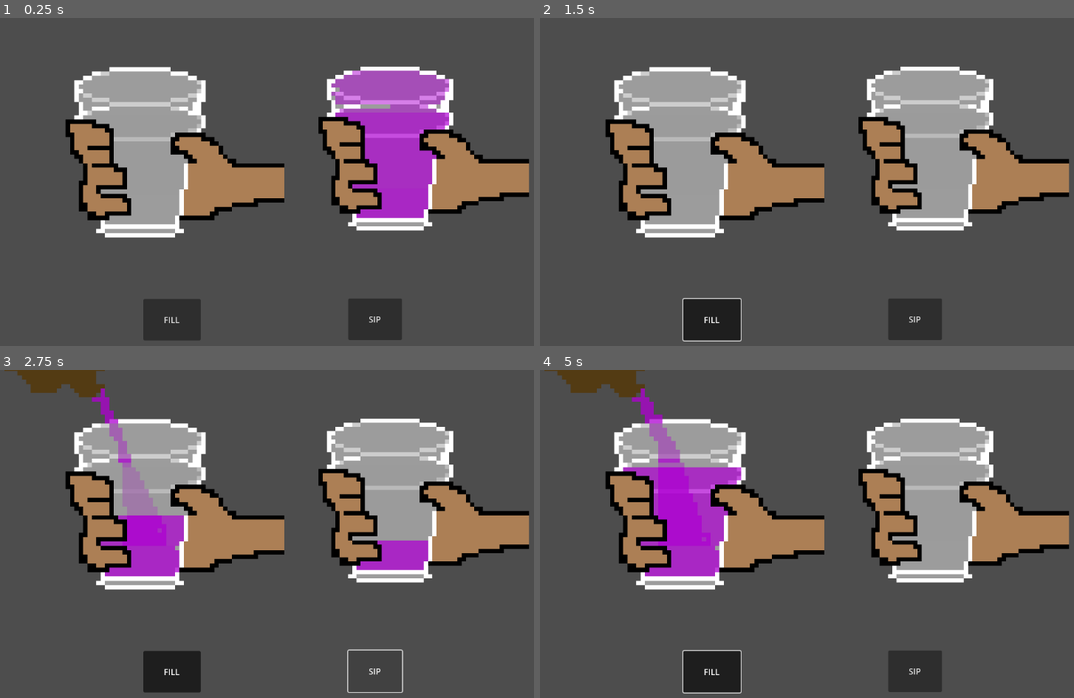
Above: before the commit, frames 1-4 (two rows, left to right).
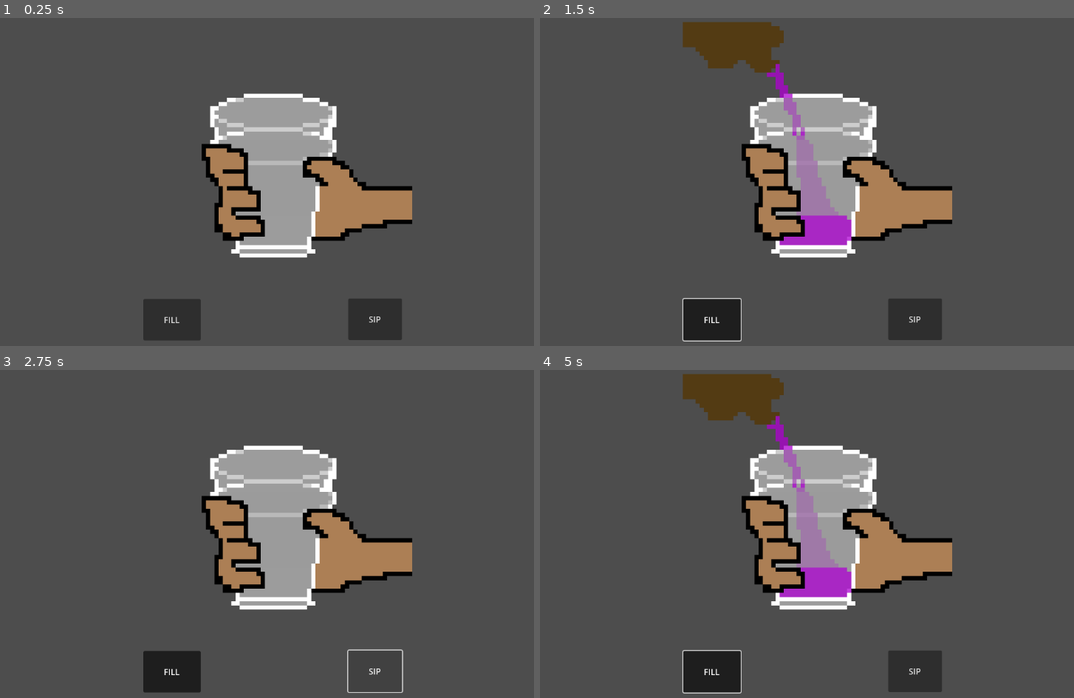
Above: after the commit, the same moments.

Repository: ImDaEscobar14/pereira_pablo-tp1
Game: Godot game, scene res://node_2d.tscn
The game is run twice, just before and just after one commit, with the same random seed, the same clock (stepped at 60 frames per second) and the same inputs.
Inputs:
- Up to frame 1 (0.25 s): no input
- Up to frame 2 (1.5 s): click "SIP" at 0.5 s; click "FILL" at 1.25 s
- Up to frame 3 (2.75 s): click "SIP" at 2 s
- Up to frame 4 (5 s): click "FILL" at 2.75 s; click "SIP" at 3.5 s; click "FILL" at 4.25 s

The runs differ from the first frame. In frame 1, 35% of the frame differs, in the area x 12-100%, y 14-74%; in frame 2, 37%; in frame 3, 36%; in frame 4, 38%, in the area x 0-100%, y 0-74%.

Commit message:
sip&fill_01

Diff:
--- a/pereira_pablo-tp1/button_onclick.gd
+++ /dev/null
@@ -1,6 +0,0 @@
-extends Button
-
-func _on_pressed() -> void:
-	$AudioStreamPlayer2D.play()
-	$"../../AnimatedSprite2D".play()
-	print("works_01")
--- a/pereira_pablo-tp1/button_toggle.gd
+++ /dev/null
@@ -1,11 +0,0 @@
-extends Button
-
-func _on_toggled(toggled_on: bool) -> void:
-	if toggled_on:
-		$AudioStreamPlayer2D.play()
-		$"../../AnimatedSprite2D2".play()
-		print("works_02")
-	else:
-		$AudioStreamPlayer2D.stop()
-		$"../../AnimatedSprite2D2".stop()
-		print("works_03")
--- a/pereira_pablo-tp1/control.gd
+++ b/pereira_pablo-tp1/control.gd
@@ -1 +1,25 @@
 extends Control
+
+@onready var anim = $"../AnimatedSprite2D";
+
+var frame = 0;
+const totalfr = 5;
+
+func _on_sip_pressed() -> void:
+	$Button_onclick/AudioStreamPlayer2D.play()
+	$Button_toggle/AudioStreamPlayer2D.stop()
+	anim.animation = "sip";
+	if frame > 0:
+		frame -= 1;
+	anim.frame = frame;
+
+
+func _on_fill_pressed() -> void:
+
+	anim.animation = "fill";
+	if frame < totalfr:
+		$Button_toggle/AudioStreamPlayer2D.play()
+		frame += 1;
+	else:
+			$Button_toggle/AudioStreamPlayer2D.stop()
+	anim.frame = frame;
--- a/pereira_pablo-tp1/node_2d.tscn
+++ b/pereira_pablo-tp1/node_2d.tscn
@@ -1,102 +1,111 @@
-[gd_scene load_steps=26 format=3 uid="uid://c2owqr2ydaeul"]
+[gd_scene load_steps=25 format=3 uid="uid://c2owqr2ydaeul"]
 
 [ext_resource type="Script" uid="uid://8gjay4df2y8k" path="res://control.gd" id="1_epypp"]
-[ext_resource type="Script" uid="uid://dsltc2pea3mok" path="res://button_onclick.gd" id="1_wtcfe"]
 [ext_resource type="AudioStream" uid="uid://ryaw45qinohn" path="res://assets/audio/Roblox Drinking Sound Effect.mp3" id="3_0hol4"]
-[ext_resource type="Script" uid="uid://crj0wpwykc50" path="res://button_toggle.gd" id="4_q6r6c"]
 [ext_resource type="AudioStream" uid="uid://b0jjapjbhuhbw" path="res://assets/audio/Pouring waterliquid into a glass sound effect [HQ].mp3" id="5_kdubu"]
 [ext_resource type="Texture2D" uid="uid://bsgbg1utmpj2l" path="res://assets/images/sprite_4.png" id="6_0h7mo"]
 [ext_resource type="Texture2D" uid="uid://blj06v6022qag" path="res://assets/images/sprite_no_fill_01.png" id="6_kdubu"]
 [ext_resource type="Script" uid="uid://c25emxobxjatn" path="res://animated_sprite_2d.gd" id="7_d21ai"]
 [ext_resource type="Texture2D" uid="uid://rfi80cyvdd3f" path="res://assets/images/sprite_0_fill.png" id="7_nr8wp"]
 [ext_resource type="Texture2D" uid="uid://bpgavupqv8big" path="res://assets/images/sprite_1_fill.png" id="8_d2bti"]
-[ext_resource type="Script" uid="uid://dt8g1f5s4auw2" path="res://animated_sprite_2d_2.gd" id="8_rj586"]
+[ext_resource type="Texture2D" uid="uid://da2pxjboap5ws" path="res://assets/images/sprite_0.png" id="9_hqns4"]
 [ext_resource type="Texture2D" uid="uid://cc8n5u0bqd3sg" path="res://assets/images/sprite_2_fill.png" id="9_ta5nu"]
 [ext_resource type="Texture2D" uid="uid://h1nel72almt0" path="res://assets/images/sprite_3_fill.png" id="10_flf07"]
 
-[sub_resource type="AtlasTexture" id="AtlasTexture_k73cj"]
+[sub_resource type="AtlasTexture" id="AtlasTexture_x0ka3"]
 atlas = ExtResource("6_0h7mo")
 region = Rect2(0, 0, 1024, 1024)
 
-[sub_resource type="AtlasTexture" id="AtlasTexture_rjqkl"]
+[sub_resource type="AtlasTexture" id="AtlasTexture_0h7mo"]
 atlas = ExtResource("7_nr8wp")
 region = Rect2(0, 0, 1024, 1024)
 
-[sub_resource type="AtlasTexture" id="AtlasTexture_fs4d3"]
+[sub_resource type="AtlasTexture" id="AtlasTexture_nr8wp"]
 atlas = ExtResource("8_d2bti")
 region = Rect2(0, 0, 1024, 1024)
 
-[sub_resource type="AtlasTexture" id="AtlasTexture_7vxoj"]
+[sub_resource type="AtlasTexture" id="AtlasTexture_d2bti"]
 atlas = ExtResource("9_ta5nu")
 region = Rect2(0, 0, 1024, 1024)
 
-[sub_resource type="AtlasTexture" id="AtlasTexture_ei405"]
+[sub_resource type="AtlasTexture" id="AtlasTexture_ta5nu"]
 atlas = ExtResource("10_flf07")
 region = Rect2(0, 0, 1024, 1024)
 
-[sub_resource type="SpriteFrames" id="SpriteFrames_e8dv2"]
-animations = [{
-"frames": [{
-"duration": 1.0,
-"texture": SubResource("AtlasTexture_k73cj")
-}, {
-"duration": 1.0,
-"texture": SubResource("AtlasTexture_rjqkl")
-}, {
-"duration": 1.0,
-"texture": SubResource("AtlasTexture_fs4d3")
-}, {
-"duration": 1.0,
-"texture": SubResource("AtlasTexture_7vxoj")
-}, {
-"duration": 1.0,
-"texture": SubResource("AtlasTexture_ei405")
-}],
-"loop": true,
-"name": &"default",
-"speed": 5.0
-}]
+[sub_resource type="AtlasTexture" id="AtlasTexture_flf07"]
+atlas = ExtResource("9_hqns4")
+region = Rect2(0, 0, 1024, 1024)
+
+[sub_resource type="AtlasTexture" id="AtlasTexture_hqns4"]
+atlas = ExtResource("6_kdubu")
+region = Rect2(4096, 0, 1024, 1024)
+
+[sub_resource type="AtlasTexture" id="AtlasTexture_ir8iy"]
+atlas = ExtResource("6_kdubu")
+region = Rect2(3072, 0, 1024, 1024)
+
+[sub_resource type="AtlasTexture" id="AtlasTexture_4d7sh"]
+atlas = ExtResource("6_kdubu")
+region = Rect2(2048, 0, 1024, 1024)
+
+[sub_resource type="AtlasTexture" id="AtlasTexture_rj586"]
+atlas = ExtResource("6_kdubu")
+region = Rect2(1024, 0, 1024, 1024)
 
 [sub_resource type="AtlasTexture" id="AtlasTexture_d21ai"]
 atlas = ExtResource("6_kdubu")
 region = Rect2(0, 0, 1024, 1024)
 
-[sub_resource type="AtlasTexture" id="AtlasTexture_rj586"]
-atlas = ExtResource("6_kdubu")
-region = Rect2(1024, 0, 1024, 1024)
-
-[sub_resource type="AtlasTexture" id="AtlasTexture_4d7sh"]
-atlas = ExtResource("6_kdubu")
-region = Rect2(2048, 0, 1024, 1024)
-
-[sub_resource type="AtlasTexture" id="AtlasTexture_ir8iy"]
-atlas = ExtResource("6_kdubu")
-region = Rect2(3072, 0, 1024, 1024)
-
-[sub_resource type="AtlasTexture" id="AtlasTexture_hqns4"]
-atlas = ExtResource("6_kdubu")
-region = Rect2(4096, 0, 1024, 1024)
+[sub_resource type="AtlasTexture" id="AtlasTexture_k73cj"]
+atlas = ExtResource("9_hqns4")
+region = Rect2(0, 0, 1024, 1024)
 
 [sub_resource type="SpriteFrames" id="SpriteFrames_x0ka3"]
 animations = [{
 "frames": [{
 "duration": 1.0,
-"texture": SubResource("AtlasTexture_d21ai")
+"texture": SubResource("AtlasTexture_x0ka3")
+}, {
+"duration": 1.0,
+"texture": SubResource("AtlasTexture_0h7mo")
+}, {
+"duration": 1.0,
+"texture": SubResource("AtlasTexture_nr8wp")
+}, {
+"duration": 1.0,
+"texture": SubResource("AtlasTexture_d2bti")
+}, {
+"duration": 1.0,
+"texture": SubResource("AtlasTexture_ta5nu")
+}, {
+"duration": 1.0,
+"texture": SubResource("AtlasTexture_flf07")
+}],
+"loop": false,
+"name": &"fill",
+"speed": 5.0
+}, {
+"frames": [{
+"duration": 1.0,
+"texture": SubResource("AtlasTexture_hqns4")
+}, {
+"duration": 1.0,
+"texture": SubResource("AtlasTexture_ir8iy")
+}, {
+"duration": 1.0,
+"texture": SubResource("AtlasTexture_4d7sh")
 }, {
 "duration": 1.0,
 "texture": SubResource("AtlasTexture_rj586")
 }, {
 "duration": 1.0,
-"texture": SubResource("AtlasTexture_4d7sh")
+"texture": SubResource("AtlasTexture_d21ai")
 }, {
 "duration": 1.0,
-"texture": SubResource("AtlasTexture_ir8iy")
-}, {
-"duration": 1.0,
-"texture": SubResource("AtlasTexture_hqns4")
+"texture": SubResource("AtlasTexture_k73cj")
 }],
 "loop": false,
-"name": &"frame_0",
+"name": &"sip",
 "speed": 5.0
 }]
 
@@ -118,7 +127,6 @@
 offset_right = 744.0
 offset_bottom = 540.0
 text = "SIP"
-script = ExtResource("1_wtcfe")
 
 [node name="AudioStreamPlayer2D" type="AudioStreamPlayer2D" parent="Control/Button_onclick"]
 stream = ExtResource("3_0hol4")
@@ -132,25 +140,18 @@
 toggle_mode = true
 text = "FILL
 "
-script = ExtResource("4_q6r6c")
 
 [node name="AudioStreamPlayer2D" type="AudioStreamPlayer2D" parent="Control/Button_toggle"]
 stream = ExtResource("5_kdubu")
-parameters/looping = true
-
-[node name="AnimatedSprite2D2" type="AnimatedSprite2D" parent="."]
-position = Vector2(302, 224)
-scale = Vector2(0.533691, 0.533691)
-sprite_frames = SubResource("SpriteFrames_e8dv2")
-script = ExtResource("8_rj586")
 
 [node name="AnimatedSprite2D" type="AnimatedSprite2D" parent="."]
-position = Vector2(790, 218)
+position = Vector2(562, 271)
 scale = Vector2(0.513672, 0.513672)
 sprite_frames = SubResource("SpriteFrames_x0ka3")
-animation = &"frame_0"
+animation = &"fill"
 script = ExtResource("7_d21ai")
 
-[connection signal="pressed" from="Control/Button_onclick" to="Control/Button_onclick" method="_on_pressed"]
+[connection signal="pressed" from="Control/Button_onclick" to="Control" method="_on_sip_pressed"]
 [connection signal="toggled" from="Control/Button_onclick" to="Control/Button_toggle" method="_on_button_onclick_toggled"]
+[connection signal="pressed" from="Control/Button_toggle" to="Control" method="_on_fill_pressed"]
 [connection signal="toggled" from="Control/Button_toggle" to="Control/Button_toggle" method="_on_toggled"]
Not shown, removed: pereira_pablo-tp1/button_onclick.gd.uid
Not shown, removed: pereira_pablo-tp1/button_toggle.gd.uid
Not shown, added: pereira_pablo-tp1/assets/images/sprite_0_fill.png2895659564.tmp
